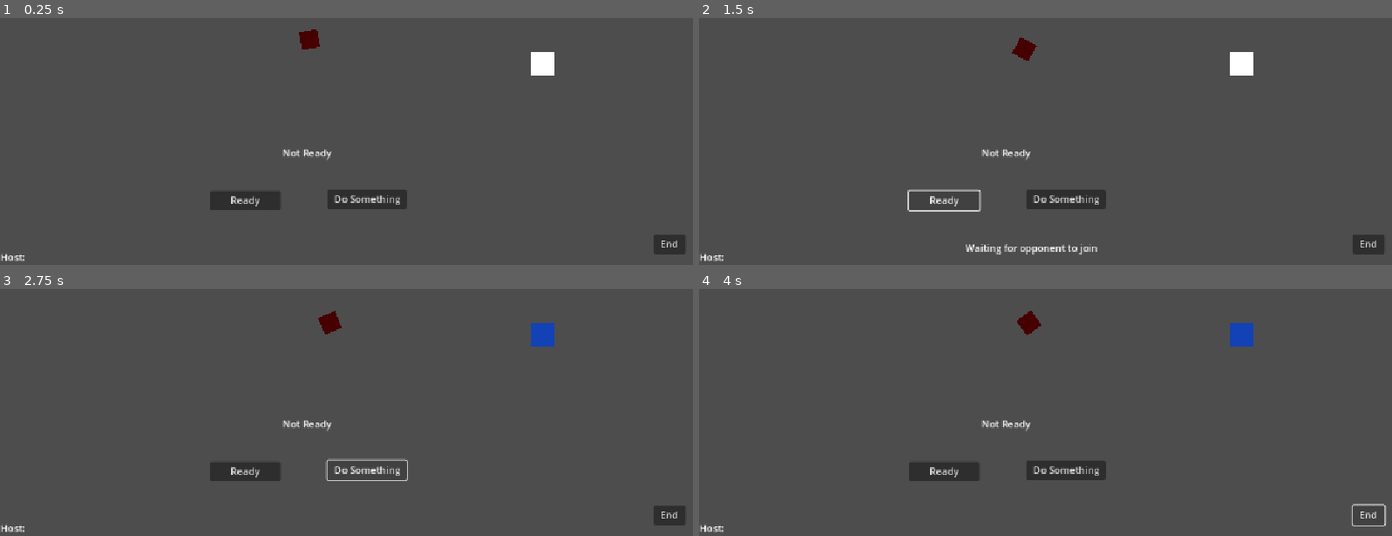
Above: before the commit, frames 1-4 (two rows, left to right).
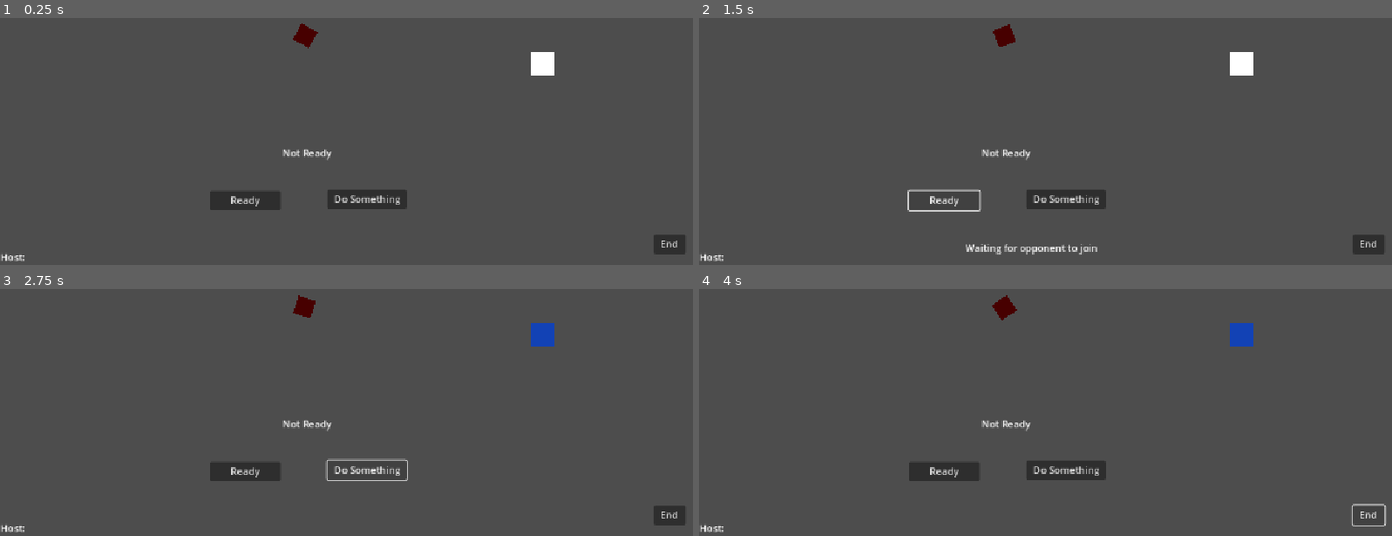
Above: after the commit, the same moments.

Repository: JoeyGiordano/JGZGodotGameTemplate
Game: Godot game, scene res://game/player_field.tscn
Same seed, same stepped clock (60 frames per second), same inputs: the game is played once before the commit and once after it. This scene is started directly instead of the project's main scene. The engine's default icon, where the game draws it, is replaced by a stand-in: a white triangle on a blue panel in a dark square.
Inputs:
- Up to frame 1 (0.25 s): no input
- Up to frame 2 (1.5 s): click "Ready" at 0.5 s; click "Ready" at 1.25 s
- Up to frame 3 (2.75 s): click "Do Something" at 2 s
- Up to frame 4 (4 s): click "End" at 2.75 s; tap Enter at 3.5 s; hold Right (right) from 3.53 s (still down); tap Space (switch) at 3.6 s

The runs differ from the first frame. In frame 1, 0.1% of the frame differs, in the area x 42-47%, y 2-13%; in frame 2, 0.4%; in frame 3, 0.4%; in frame 4, 0.4%, in the area x 42-50%, y 2-19%.
Error before the commit: Invalid call. Nonexistent function 'destroy_opponent_scene' in base 'Nil'. (res://game/player_field_1.gd:77)
Error after the commit: Invalid call. Nonexistent function 'destroy_opponent_scene' in base 'Nil'. (res://game/player_field_1.gd:78)

Commit message:
Starting enemy fun

Diff:
--- a/game/enemy.gd
+++ b/game/enemy.gd
@@ -5,9 +5,12 @@
 
 @export var state : int = 0 #0 red, 1 green, 2 blue
 
+var in_game : bool = false
+
 var behaviors : Array[String]
+var behavior_frame : int = 0
 
-var behavior_frame : int = 0
+var waiting : bool = false
 
 func _enter_tree():
 	set_multiplayer_authority(1)
@@ -19,6 +22,11 @@
 func _process(delta):
 	update_color()
 
+	if waiting : rotation += 2 * delta
+	else : rotation += -7 * delta
+
+	if !in_game : return
+
 	if !is_multiplayer_authority() : return
 
 	behavior_frame += 1
@@ -27,23 +35,32 @@
 		call(b, delta)
 
 func behavior_loop() :
+	clear_behaviors()
+	waiting = true
+	await get_tree().create_timer(randf_range(1,2)).timeout
+	waiting = false
 	behavior_frame = 0
-	clear_behaviors()
-	randomize_behaviors()
+	new_random_behaviors()
 	await get_tree().create_timer(randf_range(4,15)).timeout
 	behavior_loop()
 
-func randomize_behaviors() :
+func new_random_behaviors() :
 	var points = 10
 	while points > 0 :
 		var rand = randf() * 100
-		if in_range(rand, 0,100) :
-			add_behavior("go_to_center")
-			points -= randf()*15
+		if rand < 60 :
+			points = try_add_behavior("go_to_random", points, 6)
+		elif rand < 95 :
+			points = try_add_behavior("change_state_at_beginning", points, 3)
+		elif rand < 100 :
+			points = try_add_behavior("change_state_constantly", points, 10)
+		points /= 2 #so that the while can't run forever, could use subtract but points could get big
 
+func try_add_behavior(behavior : String, points_remaining : float, point_cost : float) -> float :
+	if point_cost < points_remaining : return points_remaining
+	add_behavior(behavior)
+	return points_remaining - point_cost
 
-func in_range(value, low, high) :
-	return value <= high && value >= low
 
 func _on_area_entered(area : Area2D) :
 	if !is_multiplayer_authority() : return
@@ -61,7 +78,9 @@
 func _die() :
 	sprite.modulate = Color.BLACK
 	state = 3 #so no death
-	await get_tree().create_timer(0.3).timeout
+	in_game = false
+	clear_behaviors()
+	await get_tree().create_timer(2).timeout
 	queue_free()
 
 func update_color() :
@@ -79,5 +98,18 @@
 ## Behaviors
 
 func go_to_center(delta : float) :
-	rotation += -7 * delta
 	position -= (position - Vector2(550,300)) * delta * 0.8
+
+var target_pos : Vector2
+func go_to_random(delta : float) :
+	if behavior_frame < 10 :
+		target_pos = 600*Vector2(randf()*2-1, randf()*2-1) - Vector2(550,300)
+	position -= (position + target_pos) * delta * 0.5
+
+func change_state_at_beginning(delta : float) :
+	if behavior_frame < 10 :
+		state = (state+randi()%2+1)%3 #gives one of other two states
+
+func change_state_constantly(delta : float) :
+	if behavior_frame%10 == 0 :
+		state = (state+randi()%2+1)%3 #gives one of other two states
--- a/game/player.tscn
+++ b/game/player.tscn
@@ -41,3 +41,10 @@
 
 [node name="MultiplayerSynchronizer" type="MultiplayerSynchronizer" parent="."]
 replication_config = SubResource("SceneReplicationConfig_w5y0b")
+
+[node name="BlackDot" type="Sprite2D" parent="."]
+modulate = Color(0.196078, 0.196078, 0.196078, 0.729412)
+scale = Vector2(10, 10)
+texture = ExtResource("1_w5y0b")
+region_enabled = true
+region_rect = Rect2(40, 57, 1, 1)
--- a/game/player_field_1.gd
+++ b/game/player_field_1.gd
@@ -57,6 +57,7 @@
 	smth_button.disabled = true
 	smth_button.visible = false
 	rect.visible = false
+	$Enemy.in_game = true #for the one enemy of the ready scene
 	spawn_players()
 	$EnemySpawner.start_game()
 
